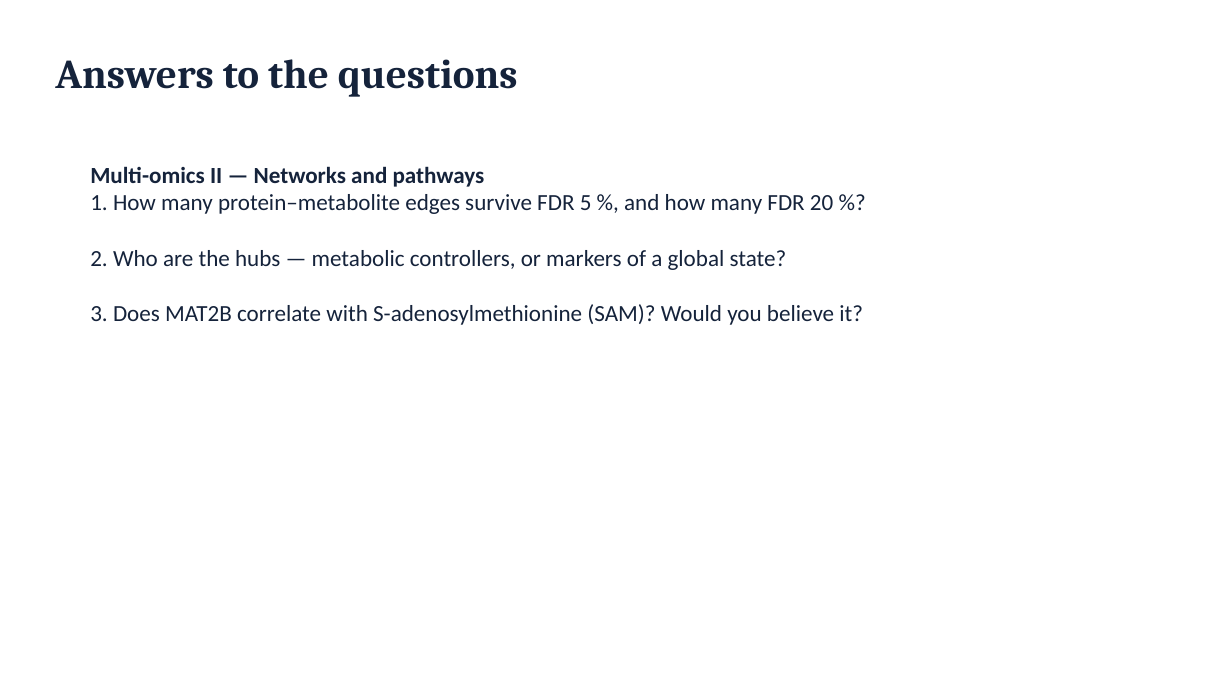
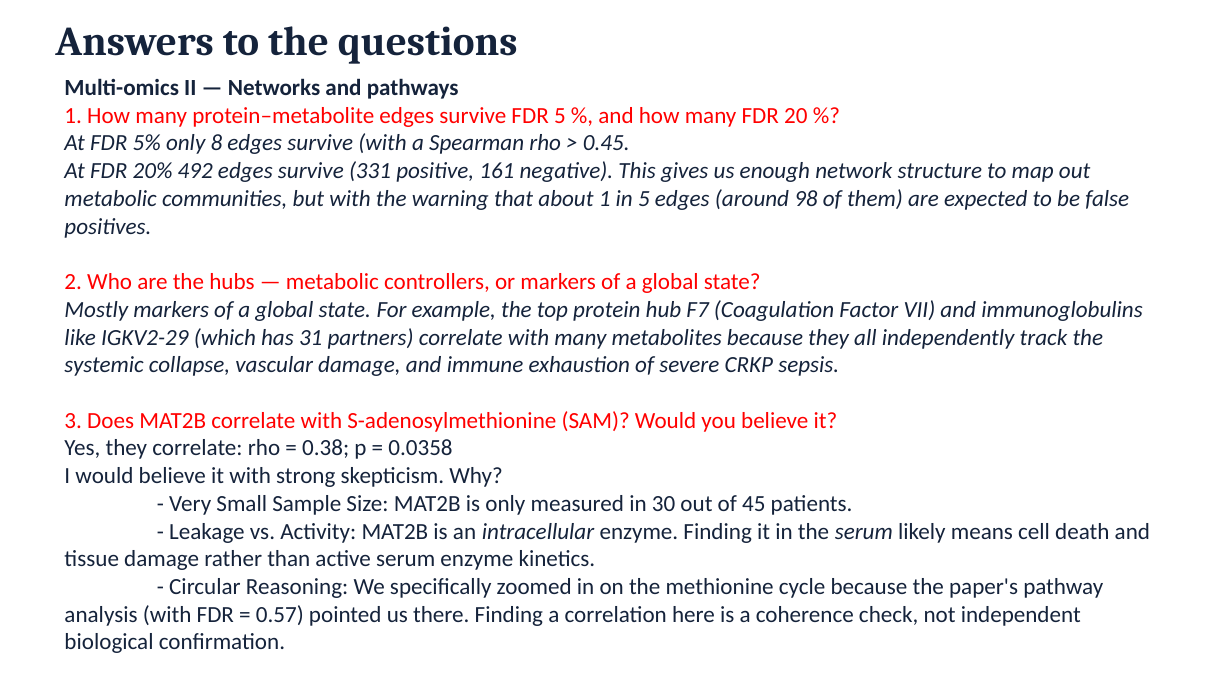
Before and after one commit to biosustain/dsp_multiomics_workshop, a slide deck: slide 30 of slides/01_workshop_introduction.pptx. Drawn at 1232x693 pixels with LibreOffice and Linux fonts; fonts in the diff are those of the drawing. Boxes give left, top, right and bottom in pixels: in the first picture for what was removed or moved away, otherwise in the second. Text is boxed around its words. In the diff, an @@ line names an element or a change of style, - is before the commit and + after.

Commit message:
Updated Multiomics II, fixed few things in Multiomics I and added the Multiomics II answers in 01_workshop_introduction.pptx

```diff
--- a/slides/01_workshop_introduction.pptx
+++ b/slides/01_workshop_introduction.pptx
@@ title "Answers to the questions": place and size @@
-title "Answers to the questions" at bbox=[55, 59, 518, 97]
+title "Answers to the questions" at bbox=[55, 26, 518, 64]
@@ text "Multi-omics II — Networks and ...": place and size @@
-text "Multi-omics II — Networks and ..." at bbox=[90, 166, 863, 325]
+text "Multi-omics II — Networks and ..." at bbox=[64, 78, 1150, 653]
@@ text at bbox=[64, 107, 838, 432]: text colour #15233B to #FF0000 in "1. How many protein–metabolite edges survive FDR ...", "2. Who are the hubs — metabolic ...", "3. Does MAT2B correlate with S-adenosylmethionine (SAM)? ..." @@
@@ text at bbox=[64, 133, 1129, 238]: paragraphs added @@
+At FDR 5% only 8 edges survive (with a Spearman rho > 0.45.
+At FDR 20% 492 edges survive (331 positive, 161 negative). This gives us enough network structure to map out metabolic communities, but with the warning that about 1 in 5 edges (around 98 of them) are expected to be false positives.
@@ text at bbox=[64, 300, 1143, 376]: paragraph added @@
+Mostly markers of a global state. For example, the top protein hub F7 (Coagulation Factor VII) and immunoglobulins like IGKV2-29 (which has 31 partners) correlate with many metabolites because they all independently track the systemic collapse, vascular damage, and immune exhaustion of severe CRKP sepsis.
@@ text at bbox=[64, 439, 1150, 653]: paragraphs added @@
+Yes, they correlate: rho = 0.38; p = 0.0358
+I would believe it with strong skepticism. Why?
+- Very Small Sample Size: MAT2B is only measured in 30 out of 45 patients.
+- Leakage vs. Activity: MAT2B is an intracellular enzyme. Finding it in the serum likely means cell death and tissue damage rather than active serum enzyme kinetics.
+- Circular Reasoning: We specifically zoomed in on the methionine cycle because the paper's pathway analysis (with FDR = 0.57) pointed us there. Finding a correlation here is a coherence check, not independent biological confirmation.
```
Also in this commit, not shown: 2 other files.
